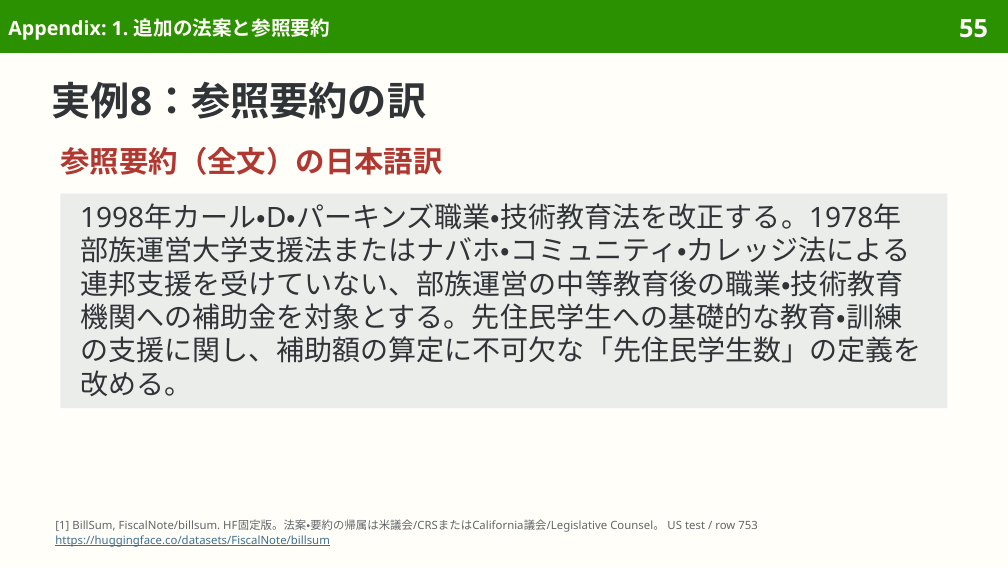
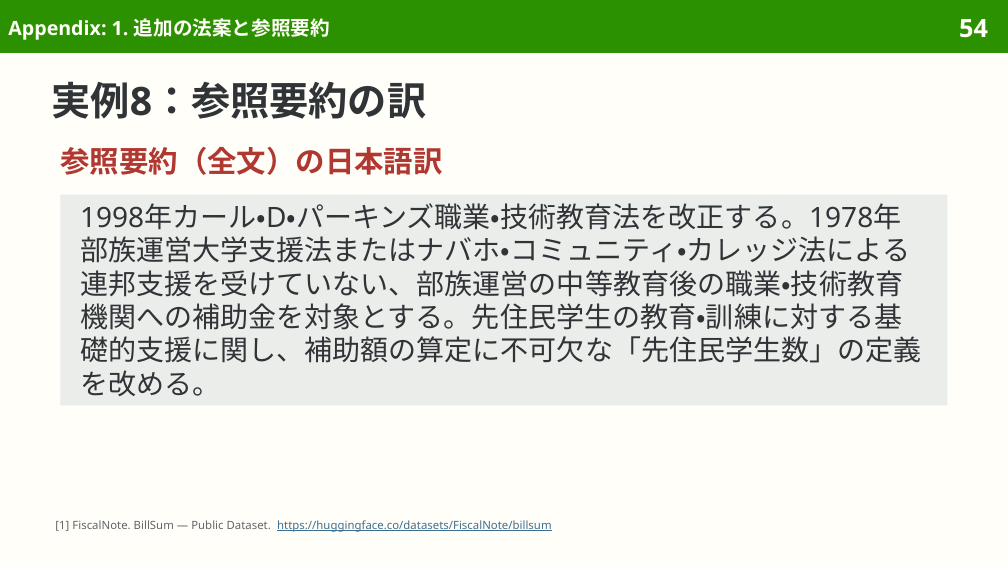
Before and after one commit to sasakiy84/datasets-in-10-minutes, a slide deck: slide 54 of slides/datasets-in-10-minutes-billsum.pptx (slide 55 before the commit). Drawn at 1008x567 pixels with LibreOffice and Linux fonts; fonts in the diff are those of the drawing. Boxes give left, top, right and bottom in pixels: in the first picture for what was removed or moved away, otherwise in the second. Text is boxed around its words. In the diff, an @@ line names an element or a change of style, - is before the commit and + after.

Commit message:
Clarify BillSum Japanese and preserve legal conditions in translated examples

```diff
--- a/slides/datasets-in-10-minutes-billsum.pptx
+++ b/slides/datasets-in-10-minutes-billsum.pptx
@@ page number at <box>959,19,988,38</box>: text changed @@
-55
+54
@@ text in rectangle at <box>80,203,922,396</box>: text changed @@
-1998年カール・D・パーキンズ職業・技術教育法を改正する。1978年部族運営大学支援法またはナバホ・コミュニティ・カレッジ法による連邦支援を受けていない、部族運営の中等教育後の職業・技術教育機関への補助金を対象とする。先住民学生への基礎的な教育・訓練の支援に関し、補助額の算定に不可欠な「先住民学生数」の定義を改める。
+1998年カール・D・パーキンズ職業・技術教育法を改正する。1978年部族運営大学支援法またはナバホ・コミュニティ・カレッジ法による連邦支援を受けていない、部族運営の中等教育後の職業・技術教育機関への補助金を対象とする。先住民学生の教育・訓練に対する基礎的支援に関し、補助額の算定に不可欠な「先住民学生数」の定義を改める。
@@ text at <box>55,520,551,532</box>: text changed; text colour #626669 to #3F6F8F @@
-[1] BillSum, FiscalNote/billsum. HF固定版。法案・要約の帰属は米議会/CRSまたはCalifornia議会/Legislative Counsel。 US test / row 753
-https://huggingface.co/datasets/FiscalNote/billsum
+[1] FiscalNote. BillSum — Public Dataset. https://huggingface.co/datasets/FiscalNote/billsum
```
Also in this commit, not shown: 57 other slides changed, 2 slides removed, 35 other files.
